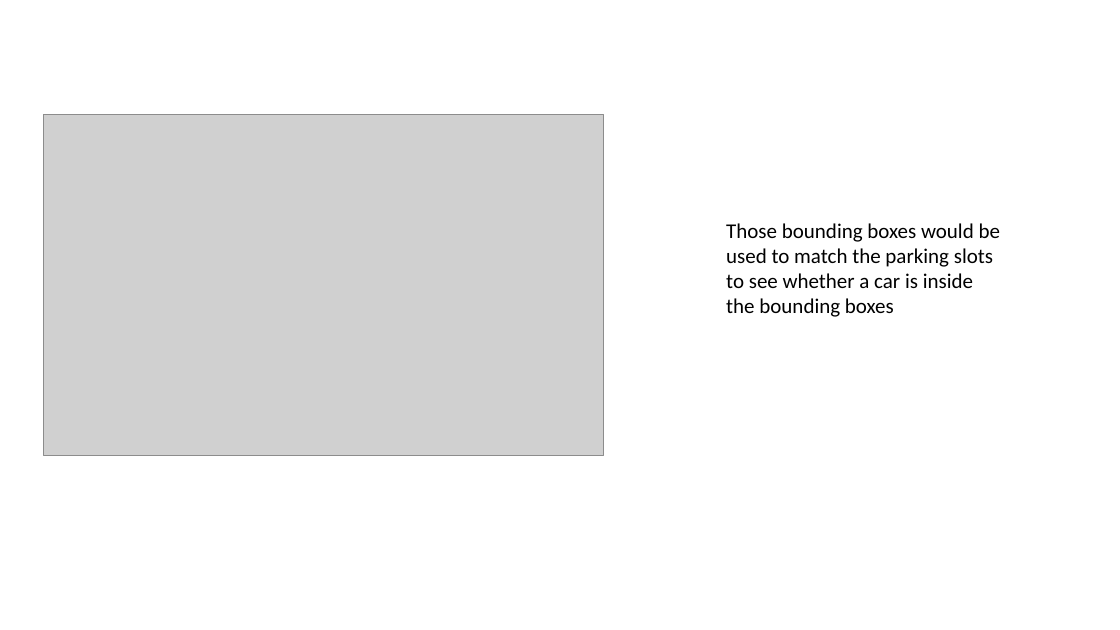
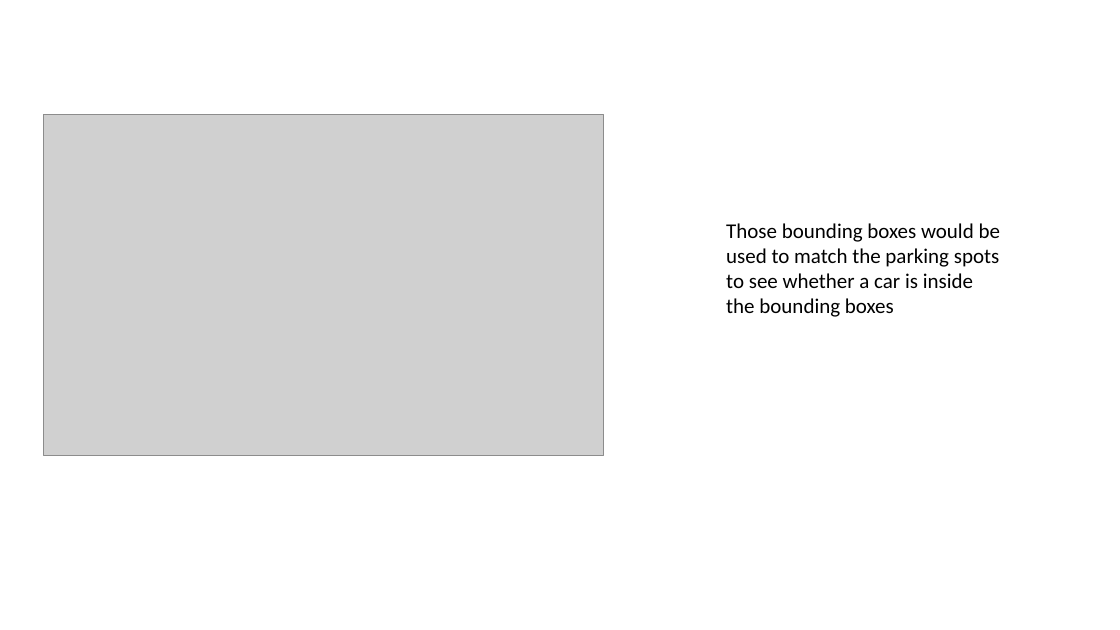
Before and after one commit to MenghuaXie/M202AFinalProject, a slide deck: slide 3 of 202_final_presentation.pptx. Drawn at 1120x630 pixels with LibreOffice and Linux fonts; fonts in the diff are those of the drawing; grey boxes stand for pictures. Boxes give left, top, right and bottom in pixels: in the first picture for what was removed or moved away, otherwise in the second. Text is boxed around its words. In the diff, an @@ line names an element or a change of style, - is before the commit and + after.

```diff
--- a/202_final_presentation.pptx
+++ b/202_final_presentation.pptx
@@ text at [726,223,1000,317]: text changed @@
-Those bounding boxes would be used to match the parking slots to see whether a car is inside the bounding boxes
+Those bounding boxes would be used to match the parking spots to see whether a car is inside the bounding boxes
```
Also in this commit, not shown: 4 other slides changed, 1 other file.
